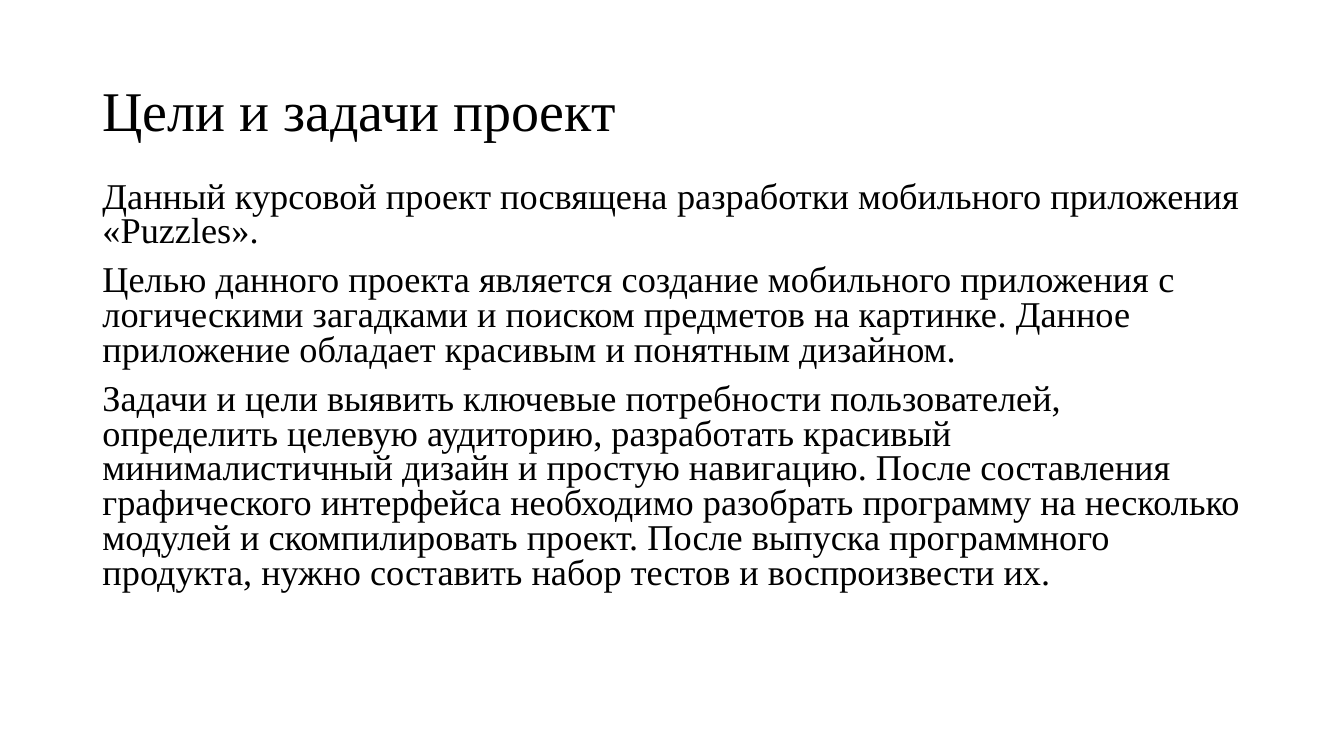
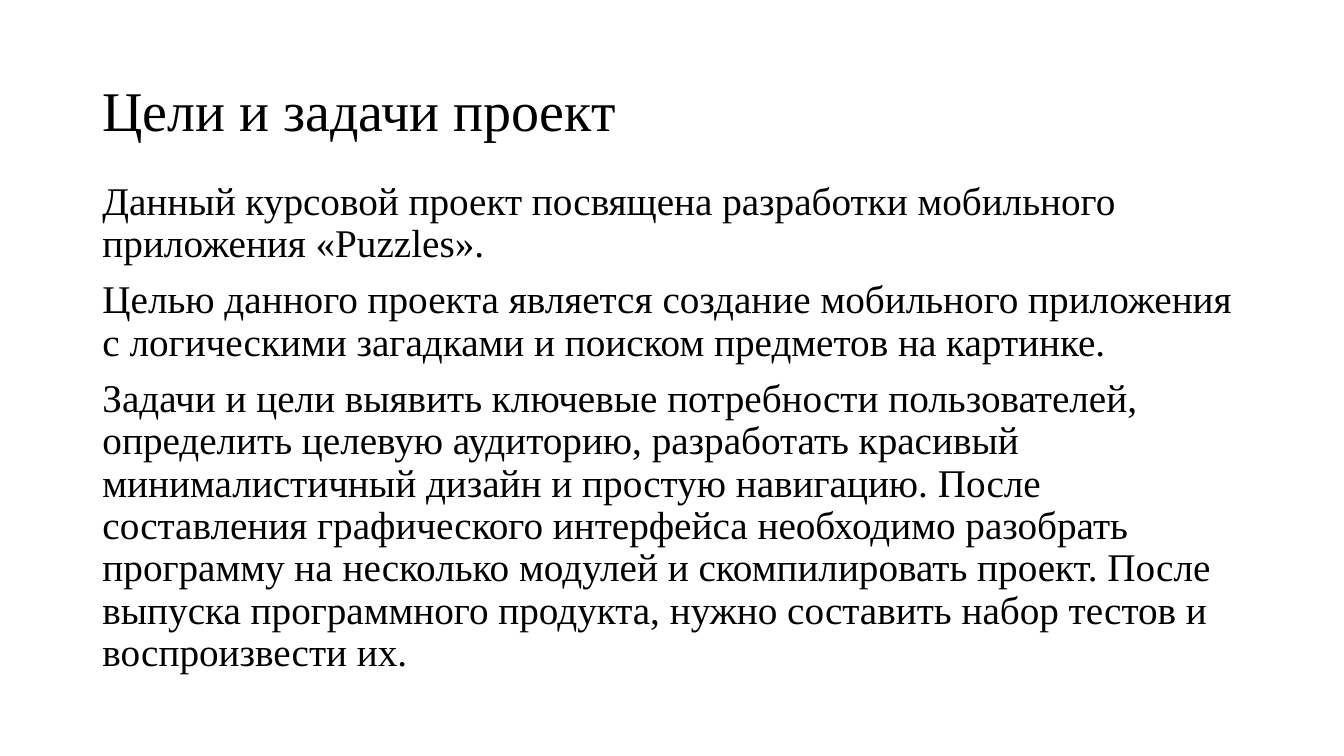
Before and after one commit to myKotik/Puzzles, a slide deck: slide 3 of Project/Презентация к курсовому проекту.pptx (slide 2 before the commit). Drawn at 1344x756 pixels with LibreOffice and Linux fonts; fonts in the diff are those of the drawing. Boxes give left, top, right and bottom in pixels: in the first picture for what was removed or moved away, otherwise in the second. Text is boxed around its words. In the diff, an @@ line names an element or a change of style, - is before the commit and + after.

Commit message:
29.04

```diff
--- a/Project/Презентация к курсовому проекту.pptx
+++ b/Project/Презентация к курсовому проекту.pptx
@@ text at (102, 187, 1210, 674): size 25.9 to 28 pt in "Данный курсовой проект посвящена разработки мобильного прило ...", "Задачи и цели выявить ключевые потребности пользователей, ..."; line spacing 0.8 to 0.9 @@
@@ text at (102, 285, 1231, 363): text changed; size 25.9 to 28 pt @@
-Целью данного проекта является создание мобильного приложения с логическими загадками и поиском предметов на картинке. Данное приложение обладает красивым и понятным дизайном.
+Целью данного проекта является создание мобильного приложения с логическими загадками и поиском предметов на картинке.
```
Also in this commit, not shown: 1 other slide changed, 1 slide added, 1 slide removed.
